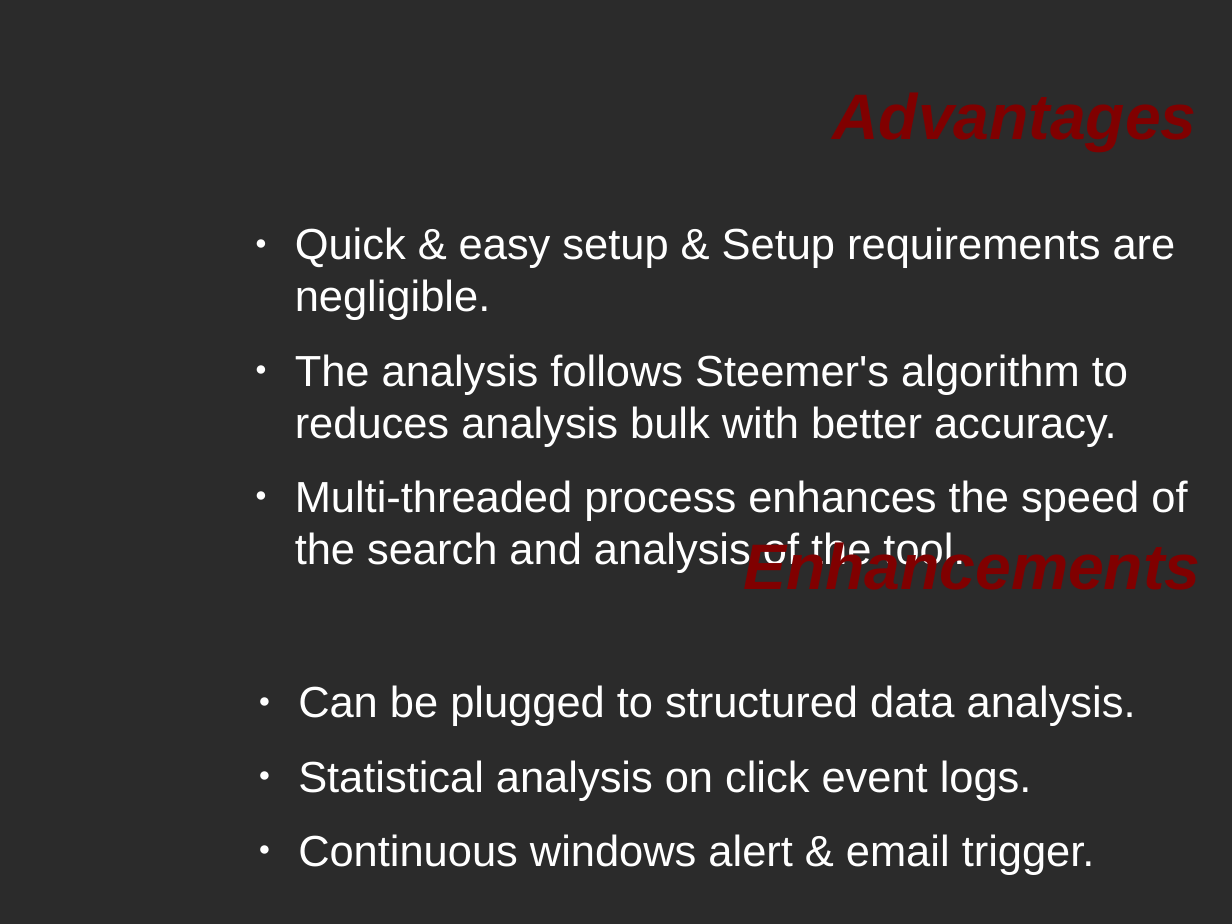
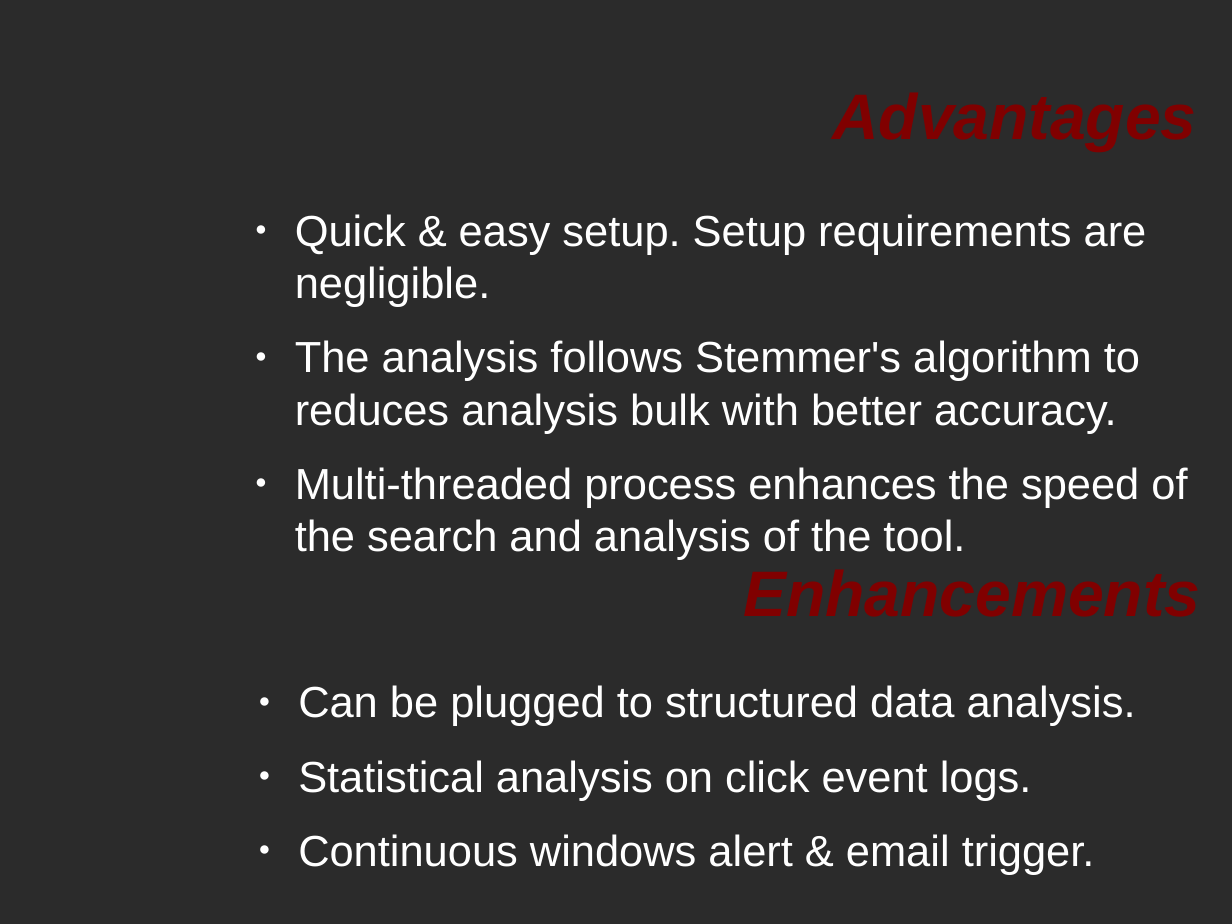
Before and after one commit to HackLikePegasus/PegasusRTM, a slide deck: slide 7 of Presentation.odp. Drawn at 1232x924 pixels with LibreOffice and Linux fonts; fonts in the diff are those of the drawing; background and template pictures are left out; a plain dark background stands for a picture behind light text. Boxes give left, top, right and bottom in pixels: in the first picture for what was removed or moved away, otherwise in the second. Text is boxed around its words. In the diff, an @@ line names an element or a change of style, - is before the commit and + after.

Commit message:
latest presentation

```diff
--- a/Presentation.odp
+++ b/Presentation.odp
@@ text "Quick & easy setup. Setup ...": place and size @@
-text "Quick & easy setup. Setup ..." at [295,227,1187,573]
+text "Quick & easy setup. Setup ..." at [295,214,1187,560]
@@ text at [295,214,1147,434]: text changed @@
-● Quick & easy setup & Setup requirements are negligible.
-● The analysis follows Steemer's algorithm to reduces analysis bulk with better accuracy.
+● Quick & easy setup. Setup requirements are negligible.
+● The analysis follows Stemmer's algorithm to reduces analysis bulk with better accuracy.
@@ title "Enhancements" rewrapped from [743,539,1200,590] to [448,513,1201,667] @@
```
Also in this commit, not shown: 3 other slides changed, 1 slide removed.
